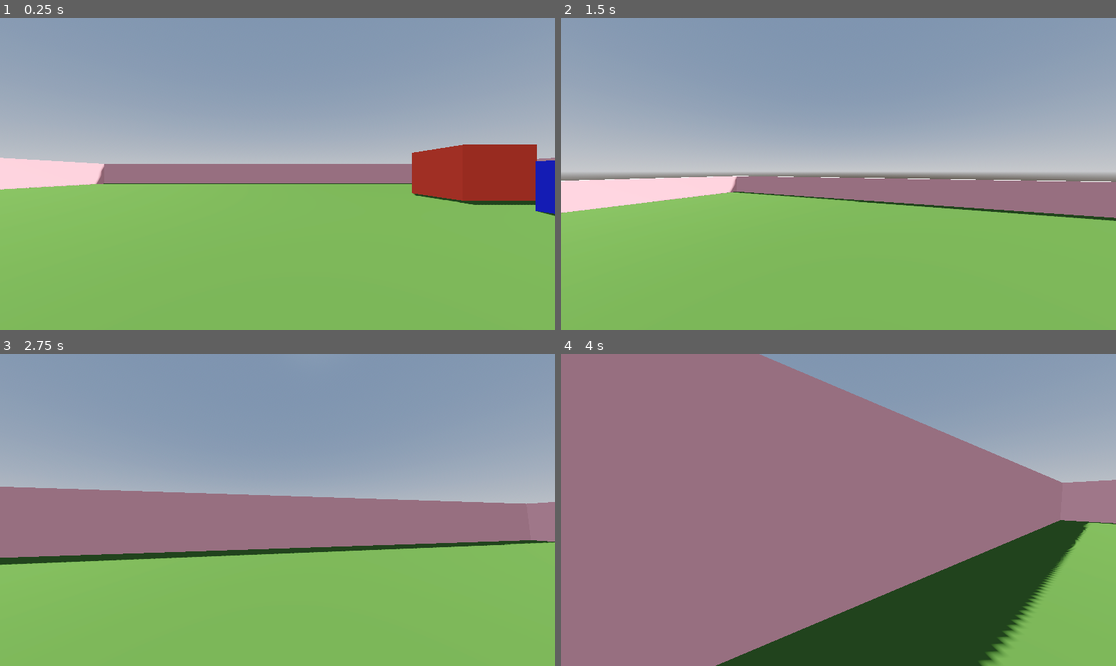
Above: before the commit, frames 1-4 (two rows, left to right).
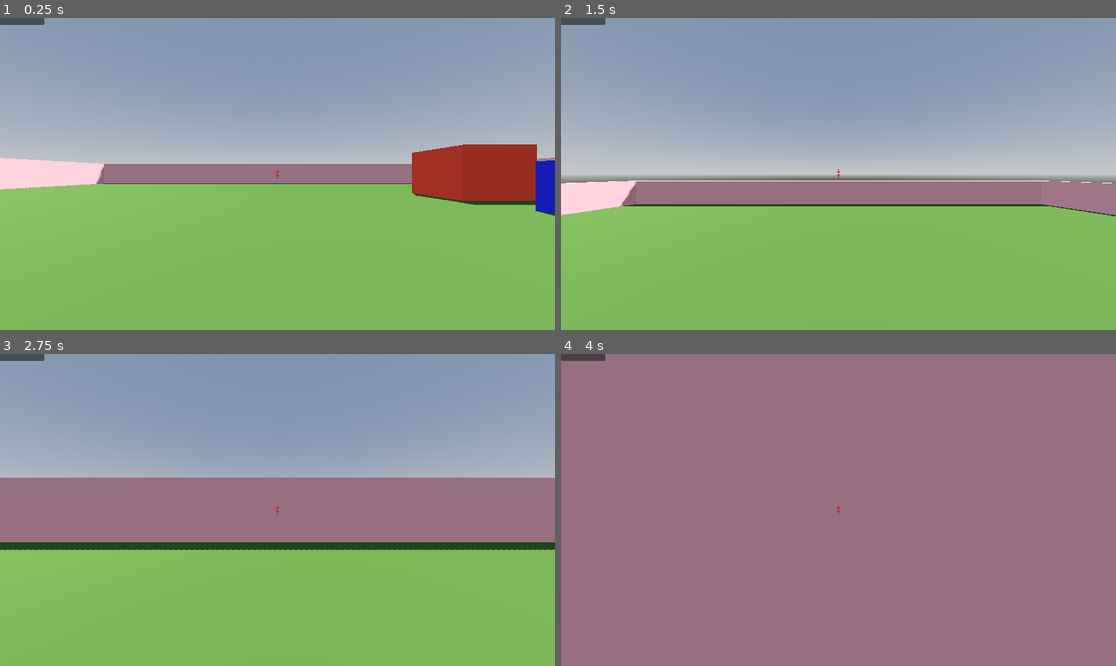
Above: after the commit, the same moments.

Repository: Robin3711/godot-fps-game
Game: Godot game, scene res://Scenes/World.tscn
Same seed, same stepped clock (60 frames per second), same inputs: the game is played once before the commit and once after it.
Inputs (mouse positions are in pixels of both pictures, inside the frame that each line leads up to):
- Up to frame 1 (0.25 s): no input
- Up to frame 2 (1.5 s): move the mouse to (866, 174) at 0.52 s; hold Shift (sprint) 0.53-1.28 s; hold W (up) from 0.53 s (still down); tap Space (jump) at 0.77 s; move the mouse to (810, 174) at 1.27 s; tap Ctrl (crouch) at 1.35 s
- Up to frame 3 (2.75 s): keep holding W (up); tap Space (jump) at 1.52 s; tap Shift (sprint) at 1.55 s; move the mouse to (288, 503) at 2.02 s; hold Shift (sprint) from 2.03 s (still down)
- Up to frame 4 (4 s): keep holding W (up); move the mouse to (832, 516) at 2.77 s; release Shift (sprint) at 2.78 s; tap Shift (sprint) at 2.85, 3.8 s; tap Space (jump) at 3.02, 3.77 s; move the mouse to (877, 513) at 3.52 s; hold Ctrl (crouch) from 3.53 s (still down)

The runs differ from the first frame. In frame 1, 0.2% of the frame differs, in the area x 0-51%, y 0-52%; in frame 2, 6.0%; in frame 3, 9.6%; in frame 4, 35%, in the area x 0-100%, y 0-100%.

Commit message:
crosshair

Diff:
--- a/FirstPersonController-main/Scenes/World.tscn
+++ b/FirstPersonController-main/Scenes/World.tscn
@@ -1,10 +1,11 @@
-[gd_scene load_steps=9 format=3 uid="uid://db2h3t17k37pe"]
+[gd_scene load_steps=10 format=3 uid="uid://db2h3t17k37pe"]
 
 [ext_resource type="Material" uid="uid://b4s0xnt1f6lia" path="res://Materials/Green.tres" id="1_o5nrg"]
 [ext_resource type="Material" uid="uid://bi1h4xe7msjwi" path="res://Materials/Pink.tres" id="3_irgfk"]
 [ext_resource type="Material" uid="uid://b122sws3pt7w7" path="res://Materials/Red.tres" id="4_nuwel"]
 [ext_resource type="PackedScene" uid="uid://b1nbfoi44075y" path="res://Scenes/player.tscn" id="5_48wf7"]
 [ext_resource type="Material" uid="uid://p2nkjd3ge3qm" path="res://Materials/Blue.tres" id="5_te4rd"]
+[ext_resource type="PackedScene" uid="uid://sfke66oh3wvr" path="res://hud.tscn" id="6_tipcx"]
 
 [sub_resource type="ProceduralSkyMaterial" id="ProceduralSkyMaterial_5lq0h"]
 sky_horizon_color = Color(0.64625, 0.65575, 0.67075, 1)
@@ -90,3 +91,7 @@
 shadow_enabled = true
 
 [node name="Player" parent="." instance=ExtResource("5_48wf7")]
+
+[node name="CanvasLayer" type="CanvasLayer" parent="."]
+
+[node name="HUD" parent="CanvasLayer" instance=ExtResource("6_tipcx")]
--- a/FirstPersonController-main/Scenes/player.tscn
+++ b/FirstPersonController-main/Scenes/player.tscn
@@ -1,6 +1,7 @@
-[gd_scene load_steps=9 format=3 uid="uid://b1nbfoi44075y"]
+[gd_scene load_steps=10 format=3 uid="uid://b1nbfoi44075y"]
 
 [ext_resource type="Script" path="res://Scripts/Player.gd" id="1_rlwos"]
+[ext_resource type="Texture2D" uid="uid://bg4lxahlxuxq8" path="res://crosshaire.png" id="2_j4kur"]
 
 [sub_resource type="CapsuleMesh" id="CapsuleMesh_xc2g5"]
 
@@ -130,6 +131,22 @@
 
 [node name="Camera3D" type="Camera3D" parent="Head"]
 
+[node name="TextureRect" type="TextureRect" parent="Head/Camera3D"]
+anchors_preset = 8
+anchor_left = 0.5
+anchor_top = 0.5
+anchor_right = 0.5
+anchor_bottom = 0.5
+offset_left = -20.0
+offset_top = -20.0
+offset_right = 20.0
+offset_bottom = 20.0
+grow_horizontal = 2
+grow_vertical = 2
+texture = ExtResource("2_j4kur")
+expand_mode = 1
+stretch_mode = 3
+
 [node name="AnimationPlayer" type="AnimationPlayer" parent="Head"]
 libraries = {
 "": SubResource("AnimationLibrary_r3xsg")
--- a/FirstPersonController-main/Scripts/Player.gd
+++ b/FirstPersonController-main/Scripts/Player.gd
@@ -1,7 +1,7 @@
 extends CharacterBody3D
 
-#to do : slide only forward ( and not previous direction )
-# duration based sprint
+
+signal stamina_changed
 
 var speed
 
@@ -91,6 +91,8 @@
 		sprint_stamina += delta*0.5
 
 	clamp(sprint_stamina,0.0,SPRINT_MAX_STAMINA)
+	stamina_changed.emit(sprint_stamina)
+	emit_signal("stamina_changed",sprint_stamina)
 
 
 func crouch(delta):
--- /dev/null
+++ b/FirstPersonController-main/hud.gd
@@ -0,0 +1,12 @@
+extends Node2D
+
+
+@onready var panel = $Panel
+
+# Called when the node enters the scene tree for the first time.
+func _ready():
+
+
+# Called every frame. 'delta' is the elapsed time since the previous frame.
+func _process(delta):
+	pass
--- /dev/null
+++ b/FirstPersonController-main/hud.tscn
@@ -0,0 +1,19 @@
+[gd_scene format=3 uid="uid://sfke66oh3wvr"]
+
+[node name="hud" type="Control"]
+layout_mode = 3
+anchors_preset = 15
+anchor_right = 1.0
+anchor_bottom = 1.0
+grow_horizontal = 2
+grow_vertical = 2
+
+[node name="Panel" type="Panel" parent="."]
+layout_mode = 1
+offset_right = 153.0
+offset_bottom = 24.0
+
+[node name="TextureProgressBar" type="TextureProgressBar" parent="Panel"]
+layout_mode = 0
+offset_right = 153.0
+offset_bottom = 24.0
Binary file added: FirstPersonController-main/crosshaire.png
Not shown, added: FirstPersonController-main/crosshaire.png.import
